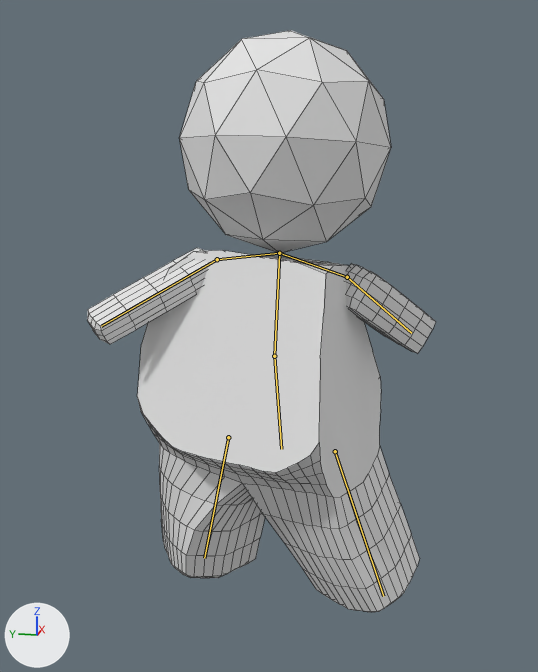
The FBX model unity/mlagents/unity_test/Assets/Test/human.fbx: old version first, new version second.
Camera for both pictures: a 50 mm lens placed at (-7.03, -1.35, 2.57), pointed at (0.15, 0.09, 0.78). Arrows for +X, +Y and +Z are at lower left; the lights stay in place. Both versions are drawn at frame 1 of the action 'Armature|Nod'; the numbers are the values there. The bones that change are drawn over the model as lines. Mesh edges are drawn as thin lines.
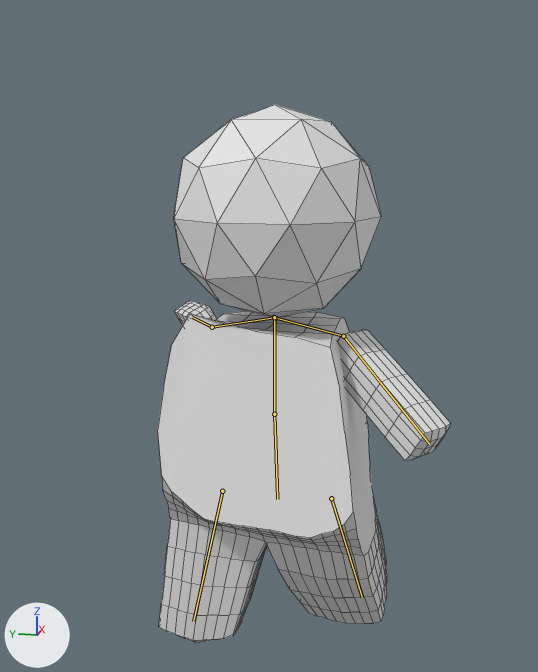
The change in detail:
Bone 'Bone' (bone_bone) moves from (0.0, 0.61, 0.0) to (0.0, 0.0, 0.0).
Bone 'Bone' (bone_bone) turns from (2, -7, -4) to (0, 0, 0) degrees about its own x, y and z.
Bone 'Bone' (bone_bone) is rescaled from (1.01, 1.02, 1.0) to (1.0, 1.0, 1.0).
Bone 'Bone.002' (bone_bone_002) turns from (2, 4, 1) to (0, 0, 0) degrees about its own x, y and z.
Bone 'Bone.003' (bone_bone_003) turns from (34, 165, 50) to (-15, 60, -77) degrees about its own x, y and z.
Bone 'Bone.004' (bone_bone_004) turns from (-2, -4, 0) to (0, 0, 0) degrees about its own x, y and z.
Bone 'Bone.005' (bone_bone_005) turns from (24, 10, -59) to (33, 2, 40) degrees about its own x, y and z.
Bone 'Bone.006' (bone_bone_006) moves from (0.0, -0.59, 0.13) to (0.0, 0.0, 0.0).
Bone 'Bone.006' (bone_bone_006) turns from (0, 10, -2) to (0, 0, 0) degrees about its own x, y and z.
Bone 'Bone.006' (bone_bone_006) is rescaled from (1.0, 1.03, 1.0) to (1.0, 1.0, 1.0).
Bone 'Bone.008' (bone_bone_008) turns from (11, 42, 3) to (0, 0, 0) degrees about its own x, y and z.
Bone 'Bone.010' (bone_bone_010) turns from (14, 25, 6) to (22, 2, 20) degrees about its own x, y and z.

Boxes [x1, y1, x2, y2] around the edits, measured in the pictures (538 x 672 px):
'Cube', posed (16% narrower, 6% shorter)
    before: [87, 248, 436, 612]
    after: [158, 301, 451, 642]
'Icosphere', posed
    before: [179, 30, 391, 253]
    after: [174, 105, 381, 318]
bone 'Bone', root to tip
    before: (274, 356) to (279, 253)
    after: (274, 414) to (274, 317)
bone 'Bone.002', root to tip
    before: (279, 253) to (217, 259)
    after: (274, 317) to (212, 327)
bone 'Bone.003', root to tip
    before: (217, 259) to (101, 326)
    after: (212, 327) to (192, 317)
bone 'Bone.004', root to tip
    before: (279, 253) to (347, 277)
    after: (274, 317) to (343, 336)
bone 'Bone.005', root to tip
    before: (347, 277) to (411, 333)
    after: (343, 336) to (429, 444)
bone 'Bone.006', root to tip
    before: (274, 356) to (281, 449)
    after: (274, 414) to (277, 499)
bone 'Bone.008', root to tip
    before: (228, 437) to (204, 558)
    after: (222, 491) to (193, 621)
bone 'Bone.010', root to tip
    before: (335, 451) to (383, 596)
    after: (331, 498) to (362, 597)
